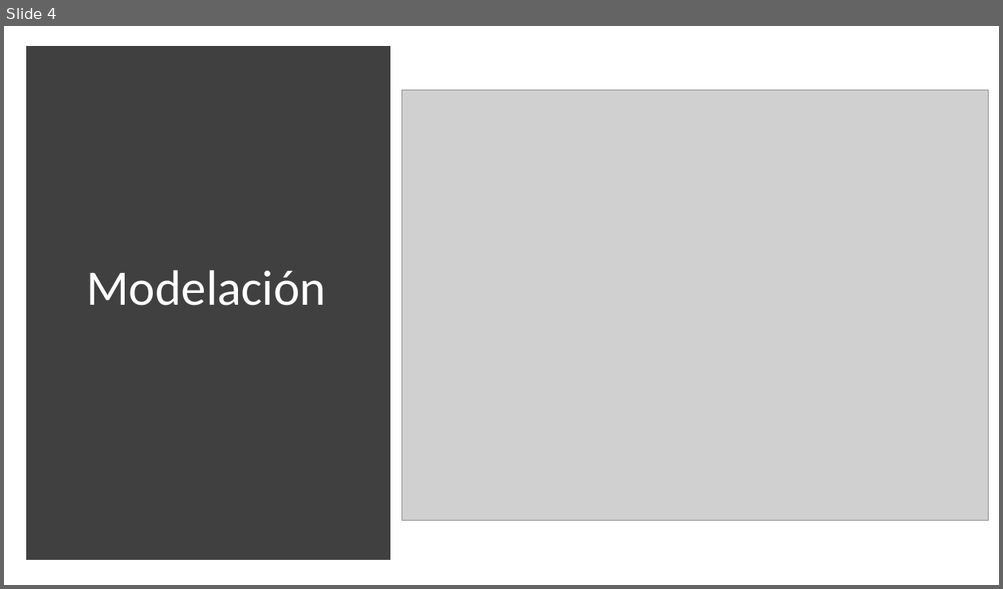
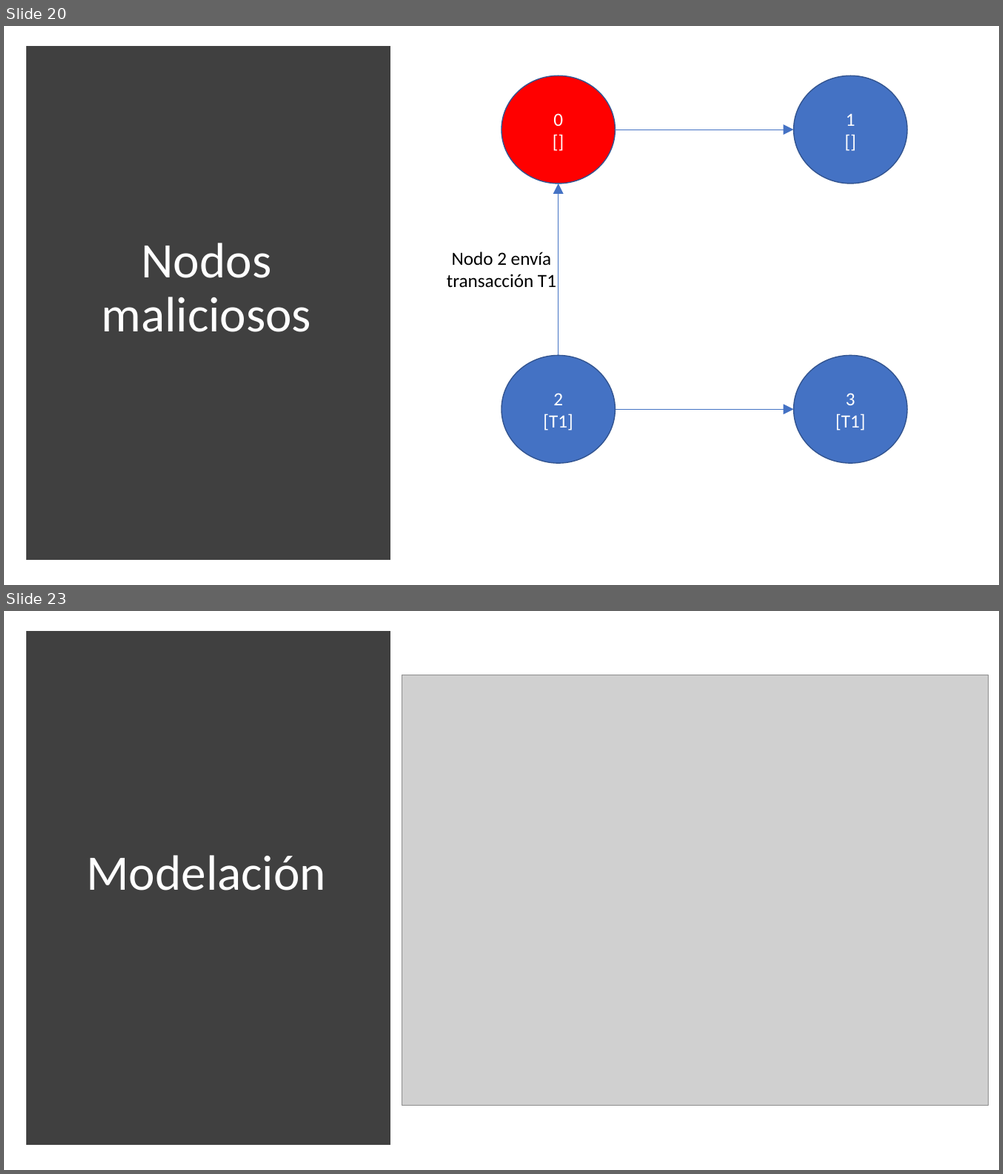
Before and after one commit to jtvigneaux/proyecto-1-criptomonedas, a slide deck: Presentación/Presentación.pptx. Shown one above the other, each under a label of ours: slide 4 before the commit, slides 20 and 23 after it; the slides between them are not shown. The pictures are 1003x589 and 1003x1174 pixels, drawn with LibreOffice and Linux fonts; fonts in the diff are those of the drawing; grey boxes stand for pictures. Boxes give left, top, right and bottom in pixels: in the first picture for what was removed or moved away, otherwise in the second. Text is boxed around its words. In the diff, an @@ line names an element or a change of style, - is before the commit and + after.

```diff
--- a/Presentación/Presentación.pptx
+++ b/Presentación/Presentación.pptx
@@ slide 20 added at (x1=4, y1=26, x2=999, y2=585), background #FFFFFF @@
@@ rectangle added at (x1=31, y1=51, x2=385, y2=556), fill #404040, outline #404040 10 pt @@
@@ ellipse added at (x1=502, y1=76, x2=615, y2=184), fill #FF0000, outline #325491 1 pt, 18 pt, text #FFFFFF @@
+0
+[]
@@ ellipse added at (x1=794, y1=76, x2=907, y2=184), fill #4472C4, outline #325491 1 pt, 18 pt, text #FFFFFF @@
+1
+[]
@@ arrow added from (615, 130) to (794, 130), #4472C4 0.5 pt @@
@@ arrow added from (558, 356) to (558, 184), #4472C4 0.5 pt @@
@@ title added at (x1=102, y1=243, x2=312, y2=332), 48 pt, text #FFFFFF @@
+Nodos maliciosos
@@ text added at (x1=447, y1=252, x2=556, y2=288), 18 pt, text #000000 @@
+Nodo 2 envía transacción T1
@@ ellipse added at (x1=502, y1=356, x2=615, y2=464), fill #4472C4, outline #325491 1 pt, 18 pt, text #FFFFFF @@
+2
+[T1]
@@ ellipse added at (x1=794, y1=356, x2=907, y2=464), fill #4472C4, outline #325491 1 pt, 18 pt, text #FFFFFF @@
+3
+[T1]
@@ arrow added from (615, 409) to (794, 409), #4472C4 0.5 pt @@
@@ what was slide 4 is now slide 23 @@
```
Also in this commit, not shown: 1 slide changed, 19 other slides added, 2 other files.
